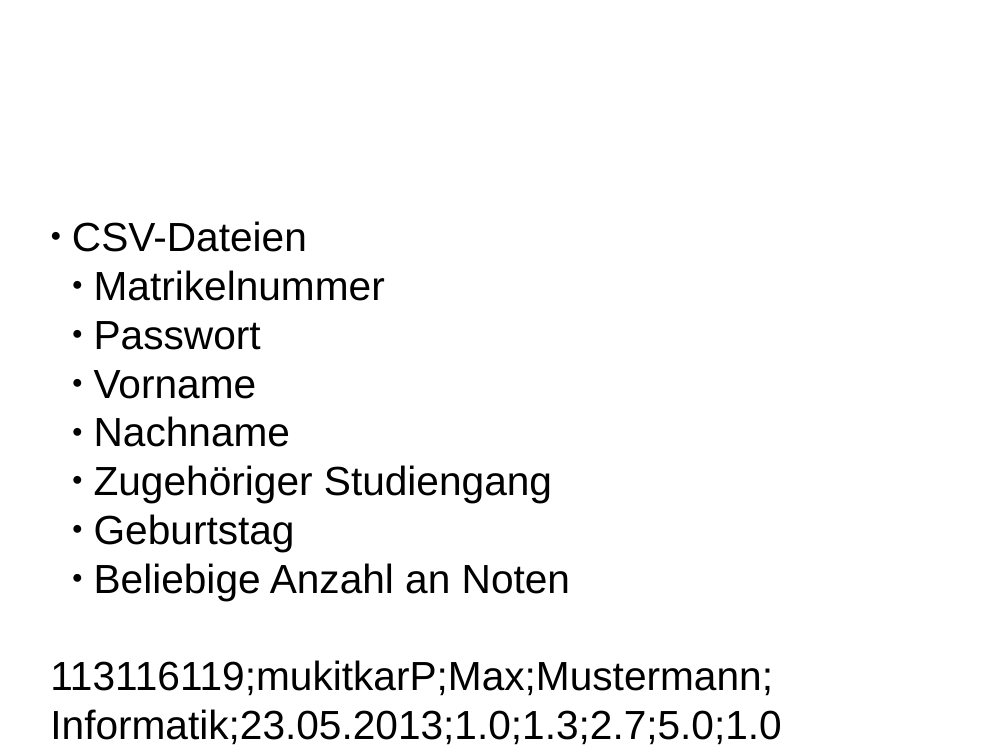
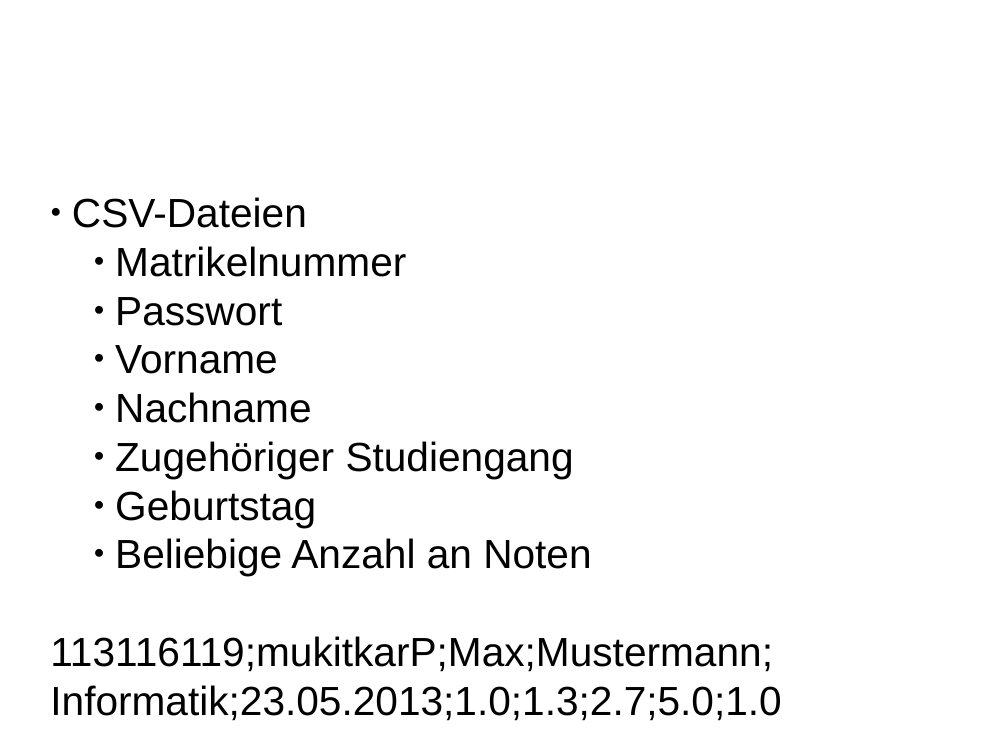
Before and after one commit to FabienneL/Documents, a slide deck: slide 2 of Präsi.odp. Drawn at 1008x756 pixels with LibreOffice and Linux fonts; fonts in the diff are those of the drawing; background and template pictures are left out. Boxes give left, top, right and bottom in pixels: in the first picture for what was removed or moved away, otherwise in the second. Text is boxed around its words. In the diff, an @@ line names an element or a change of style, - is before the commit and + after.

```diff
--- a/Präsi.odp
+++ b/Präsi.odp
@@ subtitle at (x1=115, y1=246, x2=591, y2=576): list level 2 to 3 in "Matrikelnummer"; list level 2 to 3 in "Passwort"; list level 2 to 3 in "Vorname"; list level 2 to 3 in "Nachname"; list level 2 to 3 in "Zugehöriger Studiengang"; list level 2 to 3 in "Geburtstag"; list level 2 to 3 in "Beliebige Anzahl an Noten" @@
```
Also in this commit, not shown: 3 other slides changed, 5 slides added, 1 slide removed.
